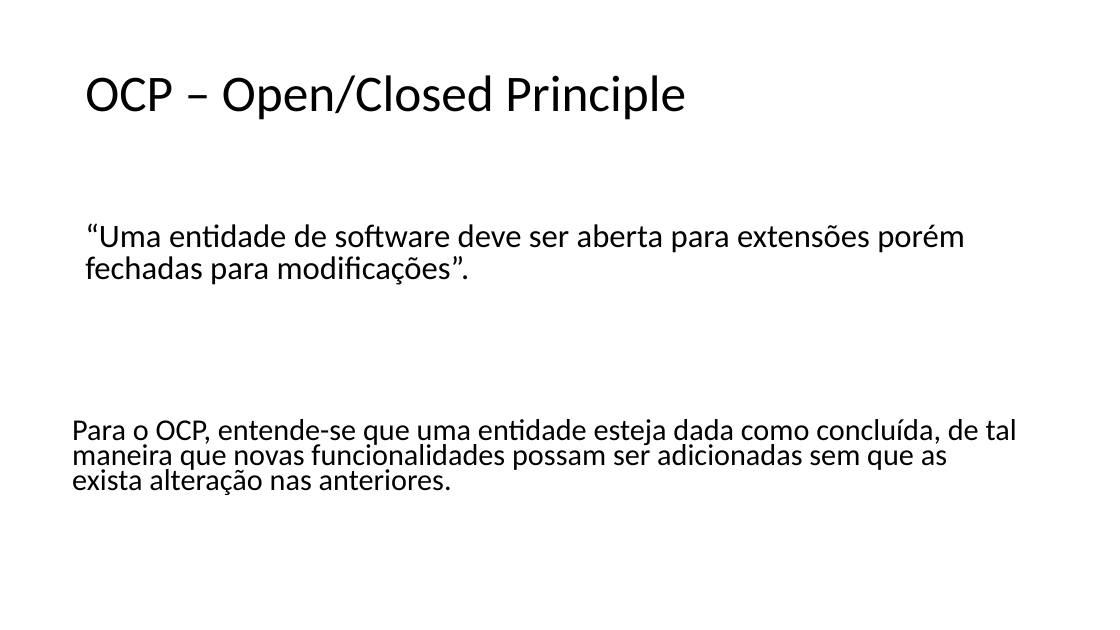
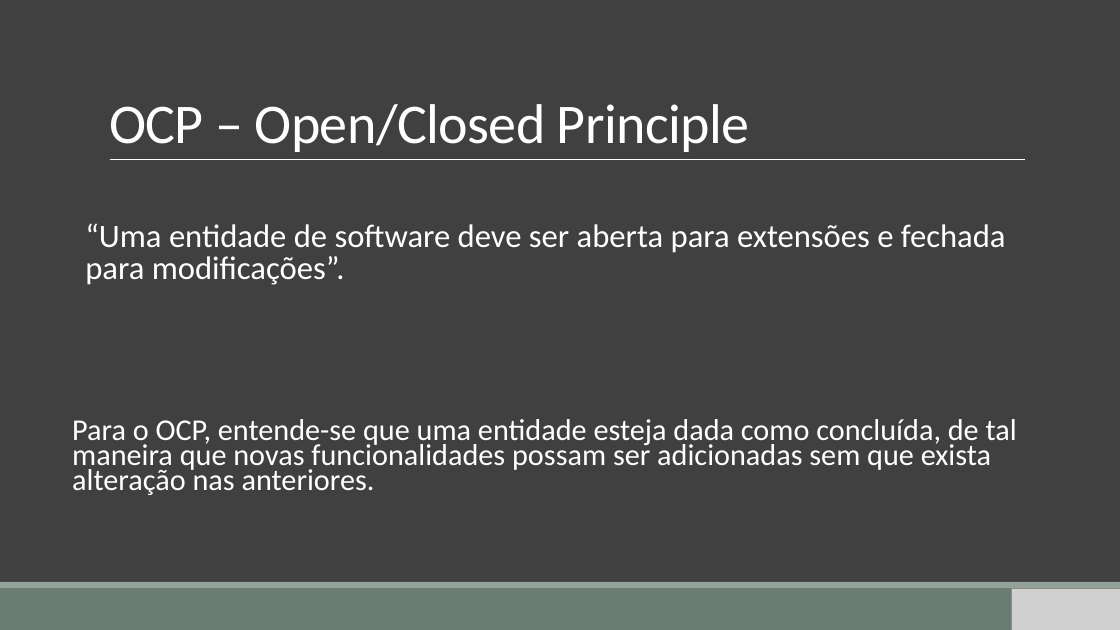
Before and after one commit to gemvane/Palestra-Solid, a slide deck: slide 13 of SOLID.pptx (slide 9 before the commit). Drawn at 1120x630 pixels with LibreOffice and Linux fonts; fonts in the diff are those of the drawing; grey boxes stand for pictures. Boxes give left, top, right and bottom in pixels: in the first picture for what was removed or moved away, otherwise in the second. Text is boxed around its words. In the diff, an @@ line names an element or a change of style, - is before the commit and + after.

Commit message:
Update: Atualização de Layout

```diff
--- a/SOLID.pptx
+++ b/SOLID.pptx
@@ background #FFFFFF to #404040 @@
@@ title "OCP – Open/Closed Principle" moved from (x1=85, y1=75, x2=686, y2=120) to (x1=109, y1=104, x2=750, y2=152) @@
@@ title "OCP – Open/Closed Principle" at (x1=109, y1=104, x2=750, y2=152): size 44 to 48 pt, text colour #000000 to #FFFFFF, letter spacing 0 to -0.5 pt; line spacing 0.9 to 0.85; vertical alignment middle to bottom @@
@@ line added from (110, 160) to (1026, 160), #FFFFFF 0.5 pt @@
@@ text at (x1=85, y1=223, x2=1006, y2=285): text changed; text colour #000000 to #FFFFFF @@
-“Uma entidade de software deve ser aberta para extensões porém fechadas para modificações”.
+“Uma entidade de software deve ser aberta para extensões e fechada para modificações”.
@@ text at (x1=72, y1=419, x2=1017, y2=495): text changed; text colour #000000 to #FFFFFF @@
-Para o OCP, entende-se que uma entidade esteja dada como concluída, de tal maneira que novas funcionalidades possam ser adicionadas sem que as exista alteração nas anteriores.
+Para o OCP, entende-se que uma entidade esteja dada como concluída, de tal maneira que novas funcionalidades possam ser adicionadas sem que exista alteração nas anteriores.
@@ rectangle added at (x1=0, y1=588, x2=1120, y2=630), fill #6B7D72 @@
@@ rectangle added at (x1=0, y1=582, x2=1120, y2=588), fill #93A299 @@
@@ picture added at (x1=1012, y1=588, x2=1120, y2=630) @@
```
Also in this commit, not shown: 24 other slides changed, 22 slides added, 3 slides removed.
